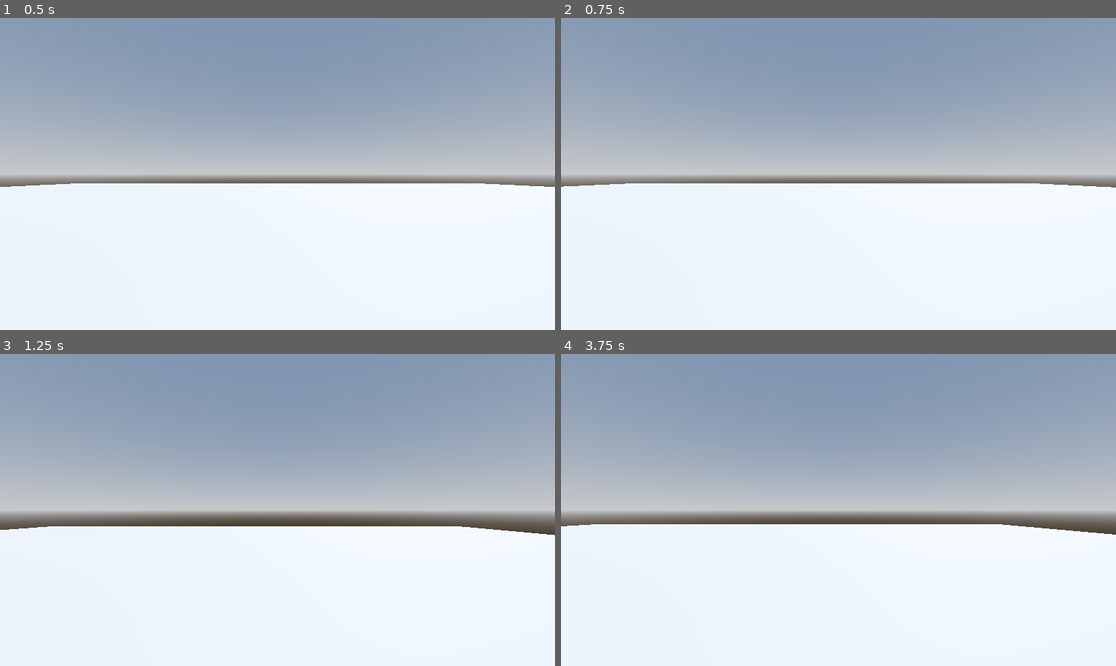
Above: before the commit, frames 1-4 (two rows, left to right).
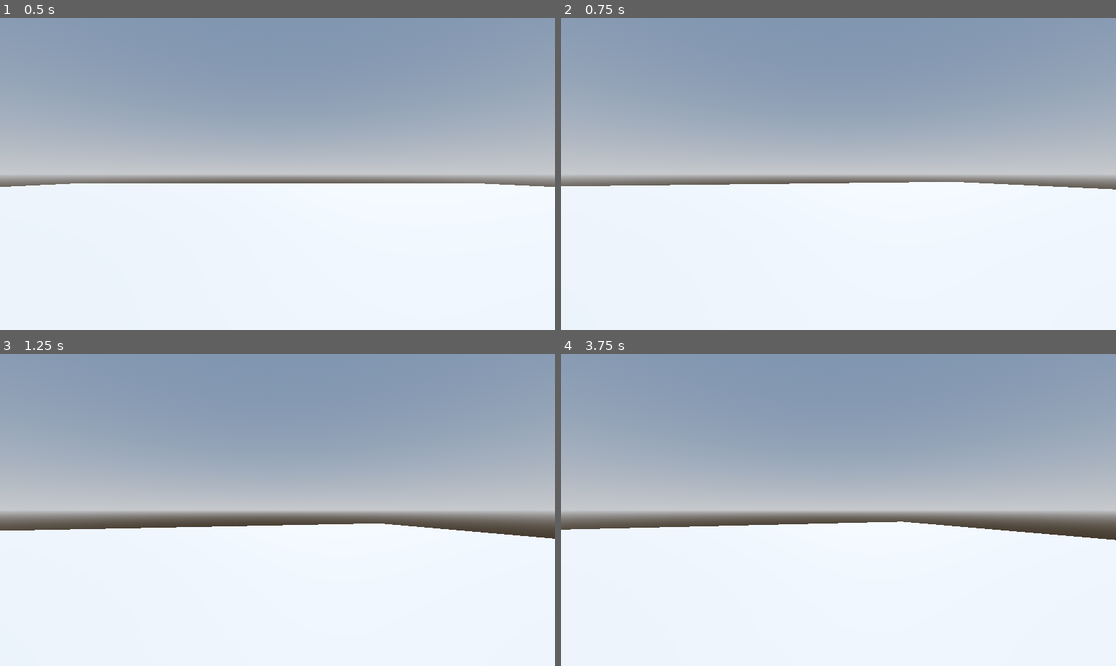
Above: after the commit, the same moments.

Repository: Assasquid/robot_rampage
Game: Godot game, scene res://Scenes/Levels/sand_box.tscn
The game is run twice, just before and just after one commit, with the same random seed, the same clock (stepped at 60 frames per second) and the same inputs.
Inputs (mouse positions are in pixels of both pictures, inside the frame that each line leads up to):
- Up to frame 1 (0.5 s): no input
- Up to frame 2 (0.75 s): tap Enter at 0.5 s; move the mouse to (960, 158) at 0.52 s; hold D (move_right) from 0.53 s (still down)
- Up to frame 3 (1.25 s): keep holding D (move_right); tap Space (jump) at 0.77 s
- Up to frame 4 (3.75 s): move the mouse to (727, 525) at 1.27 s; release D (move_right) at 1.28 s; hold S (move_backward) 1.28-2.03 s; tap Space (jump) at 1.52, 3.02 s; move the mouse to (894, 441) at 2.02 s; hold D (move_right) 2.03-2.78 s; move the mouse to (810, 572) at 2.77 s; hold W (move_forward) 2.78-3.53 s; move the mouse to (1005, 556) at 3.52 s; hold A (move_left) from 3.53 s (still down)

Frame 1 is identical in both runs. In frame 2, 0.4% of the frame differs, in the area x 0-100%, y 52-56%; in frame 3, 0.7%; in frame 4, 0.9%, in the area x 0-100%, y 53-60%.

Commit message:
Set up camera movement.

Diff:
--- a/Scripts/player.gd
+++ b/Scripts/player.gd
@@ -1,14 +1,21 @@
 extends CharacterBody3D
 
-
+@export var mouse_sensitivity := 0.001
 const SPEED = 5.0
 const JUMP_VELOCITY = 4.5
 
 # Get the gravity from the project settings to be synced with RigidBody nodes.
 var gravity: float = ProjectSettings.get_setting("physics/3d/default_gravity")
+var mouse_motion := Vector2.ZERO
+
+
+func _ready() -> void:
+	Input.mouse_mode = Input.MOUSE_MODE_CAPTURED
 
 
 func _physics_process(delta: float) -> void:
+	handle_camera_rotation()
+
 	# Add the gravity.
 	if not is_on_floor():
 		velocity.y -= gravity * delta
@@ -29,3 +36,15 @@
 		velocity.z = move_toward(velocity.z, 0, SPEED)
 
 	move_and_slide()
+
+
+func _input(event: InputEvent) -> void:
+	if event is InputEventMouseMotion && Input.mouse_mode == Input.MOUSE_MODE_CAPTURED:
+		mouse_motion = -event.relative * mouse_sensitivity
+	if event.is_action_pressed("ui_cancel"):
+		Input.mouse_mode = Input.MOUSE_MODE_VISIBLE
+
+
+func handle_camera_rotation() -> void:
+	rotate_y(mouse_motion.x)
+	mouse_motion = Vector2.ZERO
